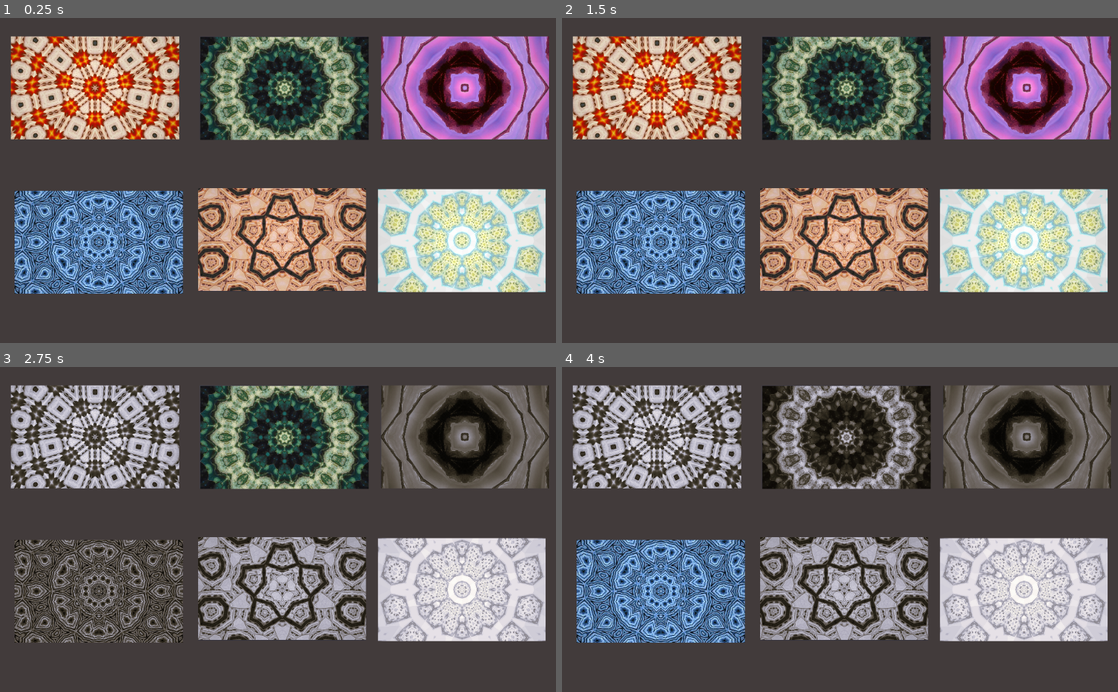
Above: before the commit, frames 1-4 (two rows, left to right).
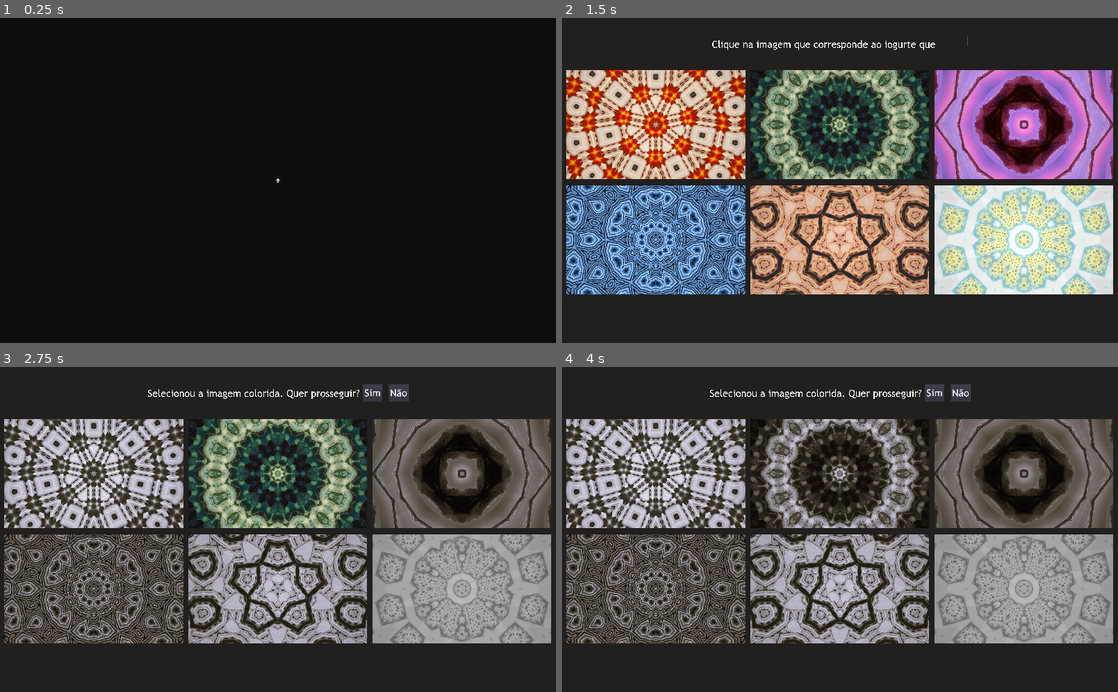
Above: after the commit, the same moments.

Repository: ffviana/NUTRECON
Game: Godot game, scene res://scenes/main_scene.tscn
Same seed, same stepped clock (60 frames per second), same inputs: the game is played once before the commit and once after it. Before the commit the project starts from res://Fractals/main_scene.tscn.
Inputs (mouse positions are in pixels of both pictures, inside the frame that each line leads up to; where the layout moved, square brackets give the same spot in the first picture):
- Up to frame 1 (0.25 s): no input
- Up to frame 2 (1.5 s): click (656, 86) at 0.52 s; click (840, 180) at 1.25 s, where only the run after the commit has a clickable "+"
- Up to frame 3 (2.75 s): click (278, 474) [283, 438] at 2 s
- Up to frame 4 (4 s): click (1023, 474) [1023, 438] at 2.75 s; click (656, 588) [662, 591] at 3.5 s

The runs differ from the first frame. In frame 1, 98% of the frame differs, in the area x 0-100%, y 0-100%; in frame 2, 87%; in frame 3, 83%; in frame 4, 84%.

Commit message:
Add files via upload

Diff:
--- a/FractalPairing_Pilot/Godot_Task/project.godot
+++ b/FractalPairing_Pilot/Godot_Task/project.godot
@@ -11,12 +11,18 @@
 [application]
 
 config/name="FractalPairing_pilot"
-run/main_scene="res://Fractals/main_scene.tscn"
+run/main_scene="res://scenes/main_scene.tscn"
 config/icon="res://icon.png"
 
 [display]
 
+window/size/fullscreen=true
+window/stretch/mode="2d"
 window/stretch/aspect="keep"
+
+[global]
+
+window=false
 
 [physics]
 
--- /dev/null
+++ b/FractalPairing_Pilot/Godot_Task/scenes/main_scene.tscn
@@ -0,0 +1,372 @@
+[gd_scene load_steps=36 format=2]
+
+[ext_resource path="res://Fractals/2.jpg" type="Texture" id=1]
+[ext_resource path="res://Fractals/4.jpg" type="Texture" id=2]
+[ext_resource path="res://Fractals/2_bw.jpg" type="Texture" id=3]
+[ext_resource path="res://Fractals/1_bw.jpg" type="Texture" id=4]
+[ext_resource path="res://Fractals/5.jpg" type="Texture" id=5]
+[ext_resource path="res://Fractals/6.jpg" type="Texture" id=6]
+[ext_resource path="res://Fractals/3_bw.jpg" type="Texture" id=7]
+[ext_resource path="res://Fractals/1.jpg" type="Texture" id=8]
+[ext_resource path="res://Fractals/6_bw.jpg" type="Texture" id=9]
+[ext_resource path="res://Fractals/5_bw.jpg" type="Texture" id=10]
+[ext_resource path="res://Fractals/3.jpg" type="Texture" id=11]
+[ext_resource path="res://scripts/FractalStates.gd" type="Script" id=12]
+[ext_resource path="res://scripts/main_scene.gd" type="Script" id=13]
+[ext_resource path="res://Fonts/TREBUC.TTF" type="DynamicFontData" id=14]
+[ext_resource path="res://Fonts/TREBUCBD.TTF" type="DynamicFontData" id=15]
+[ext_resource path="res://Fractals/4_bw.jpg" type="Texture" id=16]
+
+[sub_resource type="Gradient" id=7]
+offsets = PoolRealArray( 0.743169 )
+colors = PoolColorArray( 0, 0, 0, 0.482353 )
+
+[sub_resource type="GradientTexture" id=8]
+gradient = SubResource( 7 )
+
+[sub_resource type="SpriteFrames" id=11]
+animations = [ {
+"frames": [ ExtResource( 8 ), ExtResource( 4 ) ],
+"loop": true,
+"name": "default",
+"speed": 5.0
+} ]
+
+[sub_resource type="ButtonGroup" id=10]
+
+[sub_resource type="SpriteFrames" id=12]
+animations = [ {
+"frames": [ ExtResource( 1 ), ExtResource( 3 ) ],
+"loop": true,
+"name": "default",
+"speed": 5.0
+} ]
+
+[sub_resource type="SpriteFrames" id=13]
+animations = [ {
+"frames": [ ExtResource( 11 ), ExtResource( 7 ) ],
+"loop": true,
+"name": "default",
+"speed": 5.0
+} ]
+
+[sub_resource type="SpriteFrames" id=4]
+animations = [ {
+"frames": [ ExtResource( 2 ), ExtResource( 16 ) ],
+"loop": true,
+"name": "default",
+"speed": 5.0
+} ]
+
+[sub_resource type="SpriteFrames" id=5]
+animations = [ {
+"frames": [ ExtResource( 5 ), ExtResource( 10 ) ],
+"loop": true,
+"name": "default",
+"speed": 5.0
+} ]
+
+[sub_resource type="SpriteFrames" id=6]
+animations = [ {
+"frames": [ ExtResource( 6 ), ExtResource( 9 ) ],
+"loop": true,
+"name": "default",
+"speed": 5.0
+} ]
+
+[sub_resource type="DynamicFont" id=9]
+size = 114
+extra_spacing_top = 36
+font_data = ExtResource( 14 )
+
+[sub_resource type="DynamicFont" id=14]
+size = 114
+font_data = ExtResource( 15 )
+
+[sub_resource type="Gradient" id=15]
+offsets = PoolRealArray( 0.641026 )
+colors = PoolColorArray( 0.0588235, 0.0588235, 0.0588235, 1 )
+
+[sub_resource type="GradientTexture" id=16]
+gradient = SubResource( 15 )
+
+[sub_resource type="DynamicFont" id=17]
+size = 115
+font_data = ExtResource( 15 )
+
+[sub_resource type="StyleBoxFlat" id=22]
+bg_color = Color( 0.0588235, 0.0588235, 0.0588235, 1 )
+
+[sub_resource type="StyleBoxFlat" id=20]
+bg_color = Color( 0.0588235, 0.0588235, 0.0588235, 1 )
+
+[sub_resource type="StyleBoxFlat" id=21]
+bg_color = Color( 0.0588235, 0.0588235, 0.0588235, 1 )
+
+[sub_resource type="DynamicFont" id=18]
+size = 115
+font_data = ExtResource( 14 )
+
+[sub_resource type="DynamicFont" id=19]
+size = 115
+font_data = ExtResource( 14 )
+
+[node name="FractalChoiceScreen" type="Node2D"]
+position = Vector2( 121, 141 )
+scale = Vector2( 0.15921, 0.159781 )
+script = ExtResource( 13 )
+__meta__ = {
+"_edit_horizontal_guides_": [ 32.0, 64.0, 299.0 ],
+"_edit_vertical_guides_": [ 264.0, 760.0, 512.0 ]
+}
+
+[node name="Background" type="Sprite" parent="."]
+position = Vector2( 2455.88, 995.112 )
+scale = Vector2( 3.18958, 3855.28 )
+texture = SubResource( 8 )
+
+[node name="Fractals" type="GridContainer" parent="."]
+margin_left = -710.0
+margin_top = -282.0
+margin_right = 5610.0
+margin_bottom = 2308.0
+size_flags_stretch_ratio = 0.0
+custom_constants/vseparation = 70
+custom_constants/hseparation = 70
+columns = 3
+__meta__ = {
+"_edit_use_anchors_": false
+}
+
+[node name="Fractal1" type="Button" parent="Fractals"]
+margin_right = 2060.0
+margin_bottom = 1260.0
+rect_min_size = Vector2( 2060, 1260 )
+mouse_default_cursor_shape = 2
+size_flags_stretch_ratio = 0.0
+toggle_mode = true
+__meta__ = {
+"_edit_use_anchors_": false
+}
+
+[node name="state" type="AnimatedSprite" parent="Fractals/Fractal1"]
+scale = Vector2( 1.01, 1.01 )
+frames = SubResource( 11 )
+centered = false
+script = ExtResource( 12 )
+
+[node name="Fractal2" type="Button" parent="Fractals"]
+margin_left = 2130.0
+margin_right = 4190.0
+margin_bottom = 1260.0
+rect_min_size = Vector2( 2060, 1260 )
+mouse_default_cursor_shape = 2
+size_flags_stretch_ratio = 0.0
+toggle_mode = true
+action_mode = 0
+group = SubResource( 10 )
+__meta__ = {
+"_edit_use_anchors_": false
+}
+
+[node name="state" type="AnimatedSprite" parent="Fractals/Fractal2"]
+scale = Vector2( 1.01, 1.01 )
+frames = SubResource( 12 )
+centered = false
+script = ExtResource( 12 )
+
+[node name="Fractal3" type="Button" parent="Fractals"]
+margin_left = 4260.0
+margin_right = 6320.0
+margin_bottom = 1260.0
+rect_min_size = Vector2( 2060, 1260 )
+mouse_default_cursor_shape = 2
+size_flags_stretch_ratio = 0.0
+toggle_mode = true
+action_mode = 0
+group = SubResource( 10 )
+__meta__ = {
+"_edit_use_anchors_": false
+}
+
+[node name="state" type="AnimatedSprite" parent="Fractals/Fractal3"]
+scale = Vector2( 1.01, 1.01 )
+frames = SubResource( 13 )
+centered = false
+script = ExtResource( 12 )
+
+[node name="Fractal4" type="Button" parent="Fractals"]
+margin_top = 1330.0
+margin_right = 2060.0
+margin_bottom = 2590.0
+rect_min_size = Vector2( 2060, 1260 )
+mouse_default_cursor_shape = 2
+size_flags_stretch_ratio = 0.0
+toggle_mode = true
+action_mode = 0
+group = SubResource( 10 )
+__meta__ = {
+"_edit_use_anchors_": false
+}
+
+[node name="state" type="AnimatedSprite" parent="Fractals/Fractal4"]
+scale = Vector2( 1.01, 1.01 )
+frames = SubResource( 4 )
+centered = false
+script = ExtResource( 12 )
+
+[node name="Fractal5" type="Button" parent="Fractals"]
+margin_left = 2130.0
+margin_top = 1330.0
+margin_right = 4190.0
+margin_bottom = 2590.0
+rect_min_size = Vector2( 2060, 1260 )
+mouse_default_cursor_shape = 2
+size_flags_stretch_ratio = 0.0
+toggle_mode = true
+action_mode = 0
+group = SubResource( 10 )
+__meta__ = {
+"_edit_use_anchors_": false
+}
+
+[node name="state" type="AnimatedSprite" parent="Fractals/Fractal5"]
+scale = Vector2( 1.01, 1.01 )
+frames = SubResource( 5 )
+centered = false
+script = ExtResource( 12 )
+
+[node name="Fractal6" type="Button" parent="Fractals"]
+margin_left = 4260.0
+margin_top = 1330.0
+margin_right = 6320.0
+margin_bottom = 2590.0
+rect_min_size = Vector2( 2060, 1260 )
+mouse_default_cursor_shape = 2
+size_flags_stretch_ratio = 0.0
+toggle_mode = true
+action_mode = 0
+__meta__ = {
+"_edit_use_anchors_": false
+}
+
+[node name="state" type="AnimatedSprite" parent="Fractals/Fractal6"]
+scale = Vector2( 1.01, 1.01 )
+frames = SubResource( 6 )
+centered = false
+script = ExtResource( 12 )
+
+[node name="TEXT1" type="RichTextLabel" parent="."]
+margin_left = 973.557
+margin_top = -682.184
+margin_right = 3938.56
+margin_bottom = -482.184
+custom_fonts/normal_font = SubResource( 9 )
+text = "Clique na imagem que corresponde ao iogurte que provou"
+__meta__ = {
+"_edit_use_anchors_": false
+}
+
+[node name="ConfirmationQuestion" type="Node2D" parent="."]
+visible = false
+
+[node name="TEXT2" type="RichTextLabel" parent="ConfirmationQuestion"]
+margin_left = 948.433
+margin_top = -682.184
+margin_right = 3963.43
+margin_bottom = -482.184
+custom_fonts/normal_font = SubResource( 9 )
+text = "Selecionou a imagem colorida. Quer prosseguir?"
+__meta__ = {
+"_edit_use_anchors_": false
+}
+
+[node name="Yes" type="Button" parent="ConfirmationQuestion"]
+margin_left = 3435.71
+margin_top = -682.184
+margin_right = 3661.71
+margin_bottom = -482.184
+mouse_default_cursor_shape = 2
+custom_fonts/font = SubResource( 14 )
+text = "Sim"
+__meta__ = {
+"_edit_use_anchors_": false
+}
+
+[node name="No" type="Button" parent="ConfirmationQuestion"]
+margin_left = 3737.84
+margin_top = -682.184
+margin_right = 3963.84
+margin_bottom = -482.184
+mouse_default_cursor_shape = 2
+custom_fonts/font = SubResource( 14 )
+text = "Não"
+__meta__ = {
+"_edit_use_anchors_": false
+}
+
+[node name="ITI" type="Node2D" parent="."]
+visible = false
+
+[node name="Background" type="Sprite" parent="ITI"]
+position = Vector2( 2455.88, 995.112 )
+scale = Vector2( 3.18958, 3855.28 )
+texture = SubResource( 16 )
+
+[node name="fixationButton" type="Button" parent="ITI"]
+margin_left = 2381.13
+margin_top = 910.741
+margin_right = 2531.13
+margin_bottom = 1063.74
+mouse_default_cursor_shape = 2
+custom_fonts/font = SubResource( 17 )
+custom_styles/hover = SubResource( 22 )
+custom_styles/pressed = SubResource( 20 )
+custom_styles/normal = SubResource( 21 )
+text = "+"
+__meta__ = {
+"_edit_use_anchors_": false
+}
+
+[node name="RichTextLabel" type="RichTextLabel" parent="ITI"]
+margin_left = 1727.13
+margin_top = -644.981
+margin_right = 3184.13
+margin_bottom = -475.981
+custom_fonts/normal_font = SubResource( 18 )
+text = "Clique na cruz para avançar"
+__meta__ = {
+"_edit_use_anchors_": false
+}
+
+[node name="IntroMessage" type="RichTextLabel" parent="."]
+visible = false
+margin_left = 1714.56
+margin_top = -644.45
+margin_right = 3221.56
+margin_bottom = -444.45
+custom_fonts/normal_font = SubResource( 19 )
+text = "Clique na cruz para começar"
+__meta__ = {
+"_edit_use_anchors_": false
+}
+
+[connection signal="pressed" from="Fractals/Fractal1" to="." method="_on_Fractal1_pressed"]
+[connection signal="mouse_entered" from="Fractals/Fractal2" to="." method="_on_Fractal2_mouse_entered"]
+[connection signal="mouse_exited" from="Fractals/Fractal2" to="." method="_on_Fractal2_mouse_exited"]
+[connection signal="pressed" from="Fractals/Fractal2" to="." method="_on_Fractal2_pressed"]
+[connection signal="mouse_entered" from="Fractals/Fractal3" to="." method="_on_Fractal3_mouse_entered"]
+[connection signal="mouse_exited" from="Fractals/Fractal3" to="." method="_on_Fractal3_mouse_exited"]
+[connection signal="pressed" from="Fractals/Fractal3" to="." method="_on_Fractal3_pressed"]
+[connection signal="mouse_entered" from="Fractals/Fractal4" to="." method="_on_Fractal4_mouse_entered"]
+[connection signal="mouse_exited" from="Fractals/Fractal4" to="." method="_on_Fractal4_mouse_exited"]
+[connection signal="pressed" from="Fractals/Fractal4" to="." method="_on_Fractal4_pressed"]
+[connection signal="mouse_entered" from="Fractals/Fractal5" to="." method="_on_Fractal5_mouse_entered"]
+[connection signal="mouse_exited" from="Fractals/Fractal5" to="." method="_on_Fractal5_mouse_exited"]
+[connection signal="pressed" from="Fractals/Fractal5" to="." method="_on_Fractal5_pressed"]
+[connection signal="mouse_entered" from="Fractals/Fractal6" to="." method="_on_Fractal6_mouse_entered"]
+[connection signal="mouse_exited" from="Fractals/Fractal6" to="." method="_on_Fractal6_mouse_exited"]
+[connection signal="pressed" from="Fractals/Fractal6" to="." method="_on_Fractal6_pressed"]
+[connection signal="pressed" from="ConfirmationQuestion/Yes" to="." method="_on_Yes_pressed"]
+[connection signal="pressed" from="ConfirmationQuestion/No" to="." method="_on_No_pressed"]
+[connection signal="pressed" from="ITI/fixationButton" to="." method="_on_fixationButton_pressed"]
--- /dev/null
+++ b/FractalPairing_Pilot/Godot_Task/scripts/FractalStates.gd
@@ -0,0 +1,22 @@
+extends AnimatedSprite
+
+
+
+#onready var button = get_parent()
+#onready var buttonSize = button.get_size()
+# Declare member variables here. Examples:
+# var a = 2
+# var b = "text"
+
+
+# Called when the node enters the scene tree for the first time.
+func _ready():
+	self.scale.x = 1.01
+	self.scale.y = 1.01
+	self.position.y = 0
+	self.position.x = 0
+
+
+# Called every frame. 'delta' is the elapsed time since the previous frame.
+#func _process(delta):
+#	pass
--- /dev/null
+++ b/FractalPairing_Pilot/Godot_Task/scripts/main_scene.gd
@@ -0,0 +1,114 @@
+extends Node2D
+
+# Declare member variables here. Examples:
+var ans: int
+var answers: Array
+# var b = "text"
+
+# Called when the node enters the scene tree for the first time.
+func _ready():
+	$ITI.visible = true
+	$Fractals.visible = false
+	$ITI/RichTextLabel.visible = false
+
+#	for i in group.get_buttons():
+#		i.connect("pressed",self,"button_pressed")
+
+# Called every frame. 'delta' is the elapsed time since the previous frame.
+func _process(delta):
+	if Input.is_action_pressed("ui_cancel"):
+		save(answers)
+		get_tree().quit()
+
+func save(content):
+	var file = File.new()
+	file.open("res://save_exp.json", File.WRITE) # Change NAME to somessing usefol
+	file.store_line(JSON.print(content))
+	file.close()
+
+func popupConfirmation():
+	$TEXT1.visible = false
+	$ConfirmationQuestion.visible = true
+
+func startITI():
+	$Fractals.visible = false
+	$ITI/RichTextLabel.visible = true
+	$ITI.visible = true
+
+func startTrial():
+	$IntroMessage.visible = false
+	$ITI.visible = false
+	$ConfirmationQuestion.visible = false
+	$Fractals.visible = true
+	$TEXT1.visible = true
+	$Fractals/Fractal1/state.set_frame(0)
+	$Fractals/Fractal2/state.set_frame(0)
+	$Fractals/Fractal3/state.set_frame(0)
+	$Fractals/Fractal4/state.set_frame(0)
+	$Fractals/Fractal5/state.set_frame(0)
+	$Fractals/Fractal6/state.set_frame(0)
+
+func _on_Fractal1_pressed():
+	ans = 1
+	popupConfirmation()
+	$Fractals/Fractal2/state.set_frame(1)
+	$Fractals/Fractal3/state.set_frame(1)
+	$Fractals/Fractal4/state.set_frame(1)
+	$Fractals/Fractal5/state.set_frame(1)
+	$Fractals/Fractal6/state.set_frame(1)
+
+func _on_Fractal2_pressed():
+	ans = 2
+	popupConfirmation()
+	$Fractals/Fractal1/state.set_frame(1)
+	$Fractals/Fractal3/state.set_frame(1)
+	$Fractals/Fractal4/state.set_frame(1)
+	$Fractals/Fractal5/state.set_frame(1)
+	$Fractals/Fractal6/state.set_frame(1)
+
+func _on_Fractal3_pressed():
+	ans = 3
+	popupConfirmation()
+	$Fractals/Fractal1/state.set_frame(1)
+	$Fractals/Fractal2/state.set_frame(1)
+	$Fractals/Fractal4/state.set_frame(1)
+	$Fractals/Fractal5/state.set_frame(1)
+	$Fractals/Fractal6/state.set_frame(1)
+
+func _on_Fractal4_pressed():
+	ans = 4
+	popupConfirmation()
+	$Fractals/Fractal1/state.set_frame(1)
+	$Fractals/Fractal2/state.set_frame(1)
+	$Fractals/Fractal3/state.set_frame(1)
+	$Fractals/Fractal5/state.set_frame(1)
+	$Fractals/Fractal6/state.set_frame(1)
+
+func _on_Fractal5_pressed():
+	ans = 5
+	popupConfirmation()
+	$Fractals/Fractal1/state.set_frame(1)
+	$Fractals/Fractal2/state.set_frame(1)
+	$Fractals/Fractal3/state.set_frame(1)
+	$Fractals/Fractal4/state.set_frame(1)
+	$Fractals/Fractal6/state.set_frame(1)
+
+func _on_Fractal6_pressed():
+	ans = 6
+	popupConfirmation()
+	$Fractals/Fractal1/state.set_frame(1)
+	$Fractals/Fractal2/state.set_frame(1)
+	$Fractals/Fractal3/state.set_frame(1)
+	$Fractals/Fractal4/state.set_frame(1)
+	$Fractals/Fractal5/state.set_frame(1)
+
+
+func _on_Yes_pressed():
+	answers.append(ans)
+	startITI()
+
+func _on_No_pressed():
+	startTrial()
+
+func _on_fixationButton_pressed():
+	startTrial()
Binary file added: FractalPairing_Pilot/Godot_Task/Fonts/TREBUC.TTF
Binary file added: FractalPairing_Pilot/Godot_Task/Fonts/TREBUCBD.TTF
Binary file added: FractalPairing_Pilot/Godot_Task/Fonts/TREBUCBI.TTF
Binary file added: FractalPairing_Pilot/Godot_Task/Fonts/TREBUCIT.TTF
Binary file changed: FractalPairing_Pilot/Godot_Task/Fractals/6_bw.jpg
Not shown, added: FractalPairing_Pilot/Godot_Task/save_exp.dat
